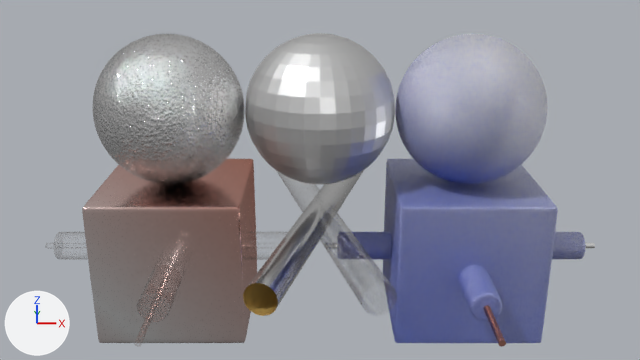
The Blender file blender-materials/cabletools.blend as it was, and as the next commit left it.
One viewpoint serves both versions: the file's camera 'Camera.002'. Lighting does not change. The marker at lower left points along +X, +Y and +Z.

The older version as bpy lines, for what is in view:
```python
me_cube_003 = bpy.data.meshes.new('Cube.003')
me_cube_003.from_pydata(...)  # a box spanning x -0.01..0.01, y -0.01..0.01, z -0.01..0.01
me_cube_003.polygons.foreach_set('use_smooth', [True] * 6)
me_cube_003.materials.append(mat_metal_materials)
me_cylinder_005 = bpy.data.meshes.new('Cylinder.005')
me_cylinder_005.from_pydata(...)  # 64 vertices, 32 faces; spans x -0.002..0.002, y -0.002..0.002, z -0.025..0.025
me_cylinder_005.polygons.foreach_set('use_smooth', [True] * 32)
me_cylinder_005.materials.append(mat_lap_plastic_transparant)
me_sphere_003 = bpy.data.meshes.new('Sphere.003')
me_sphere_003.from_pydata(...)  # a UV sphere (32 segments, 16 rings, poles along z) spanning x -0.01..0.01, y -0.01..0.01, z -0.01..0.01
me_sphere_003.polygons.foreach_set('use_smooth', [True] * 512)
me_sphere_003.materials.append(mat_lap_001)
ob_cube_003 = bpy.data.objects.new('Cube.003', me_cube_003)
ob_cube_003.location = (-0.02, 0.0, -0.01)
_m = ob_cube_003.modifiers.new('Bevel', 'BEVEL')
_m.width = 0.0005
_m.width_pct = 0.0005
_m.segments = 3
_m.limit_method = 'NONE'
_m.spread = 0.0
_m = ob_cube_003.modifiers.new('Subsurf', 'SUBSURF')
_m.levels = 2
ob_cylinder_005 = bpy.data.objects.new('Cylinder.005', me_cylinder_005)
ob_cylinder_005.location = (0.0, 0.0, -0.005)
ob_cylinder_005.rotation_euler = (1.571, 0.0, 0.262)  # degrees (90, 0, 15)
_m = ob_cylinder_005.modifiers.new('EdgeSplit', 'EDGE_SPLIT')
_m = ob_cylinder_005.modifiers.new('Subsurf', 'SUBSURF')
_m.levels = 2
ob_sphere_003 = bpy.data.objects.new('Sphere.003', me_sphere_003)
ob_sphere_003.location = (-0.02, 0.0, 0.01)
_m = ob_sphere_003.modifiers.new('Subsurf', 'SUBSURF')
_m.levels = 2
# also in view: 'Sphere.004' at (0.0, 0.0, 0.01); 'Cylinder.003' at (-0.02, 0.0, -0.01); 'Cylinder.002' at (0.02, 0.0, -0.01); 'Cylinder.006' at (0.0, 0.0, -0.005); 'Cube.002' at (0.02, 0.0, -0.01)
```
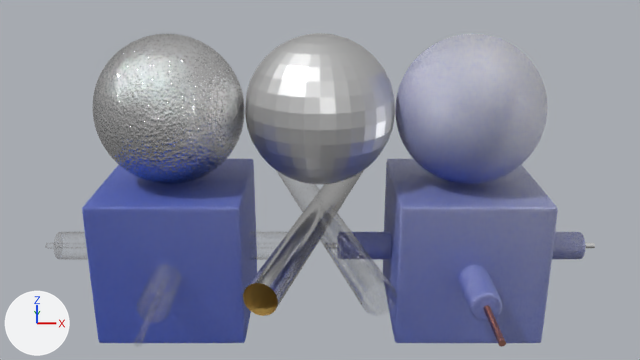
What differs and where, as boxes [x1, y1, x2, y2] in the pictures (640 x 360 px):
'Cube.003', recoloured: [82, 159, 257, 343] in both
'Sphere.003', recoloured: [113, 128, 234, 184] in both

The edits, one by one:
me_cube_003 has 8 vertices, 6 faces and spans x -0.01..0.01, y -0.01..0.01, z -0.01..0.01.
me_cube_003 no longer uses material mat_metal_materials.
me_cube_003 now uses material mat_plastic_materials.
